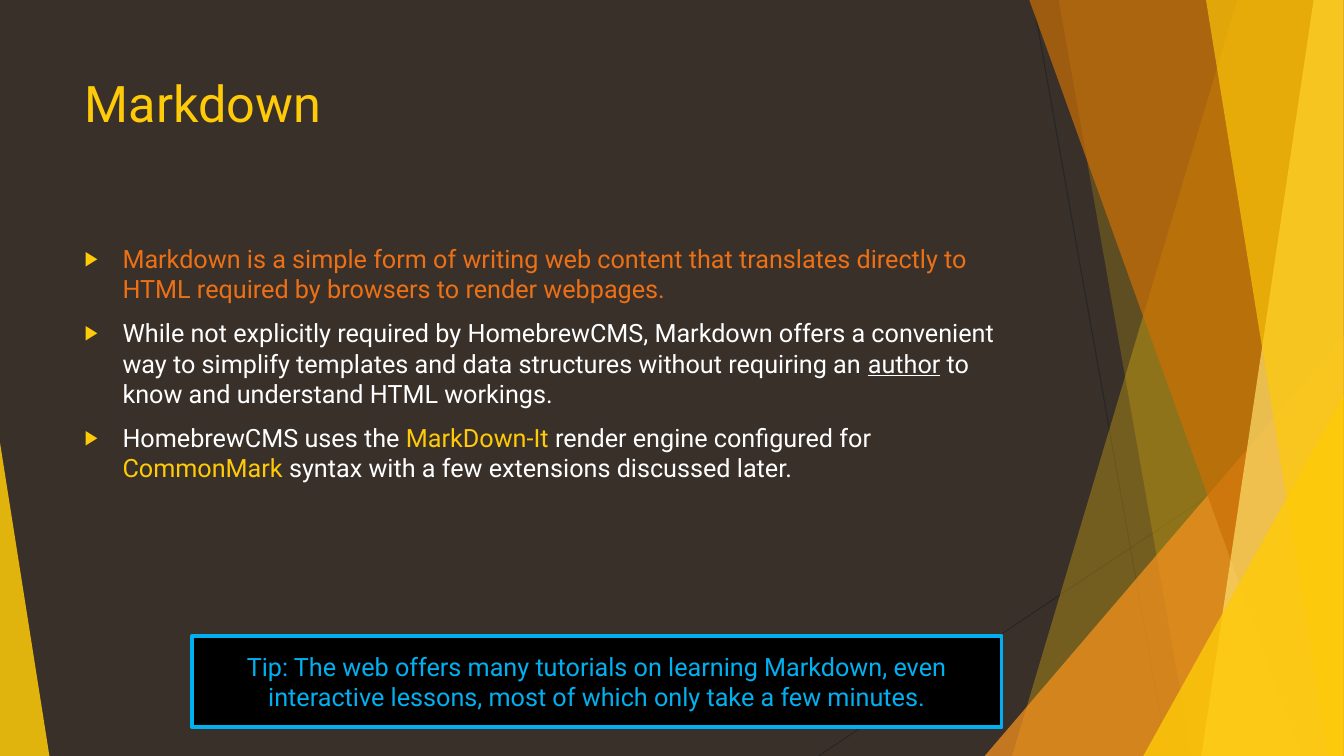
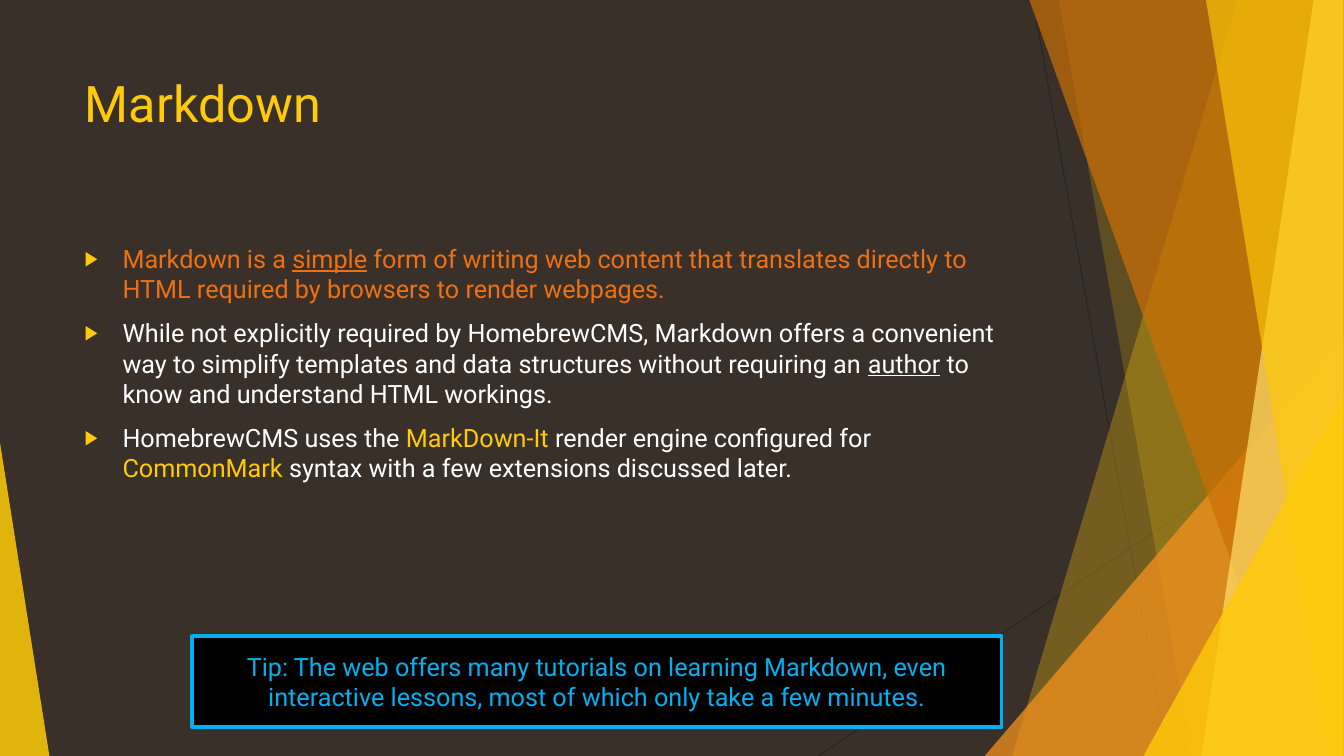
Before and after one commit to CanyonCasa/HomebrewCMS, a slide deck: slide 22 of documentation/HomebrewCMS.pptx (slide 19 before the commit). Drawn at 1344x756 pixels with LibreOffice and Linux fonts; fonts in the diff are those of the drawing. Boxes give left, top, right and bottom in pixels: in the first picture for what was removed or moved away, otherwise in the second. Text is boxed around its words. In the diff, an @@ line names an element or a change of style, - is before the commit and + after.

```diff
--- a/documentation/HomebrewCMS.pptx
+++ b/documentation/HomebrewCMS.pptx
@@ text at bbox=[123, 249, 966, 304]: underline on in "simple" @@
```
Also in this commit, not shown: 15 other slides changed, 3 slides added, 1 other file.
